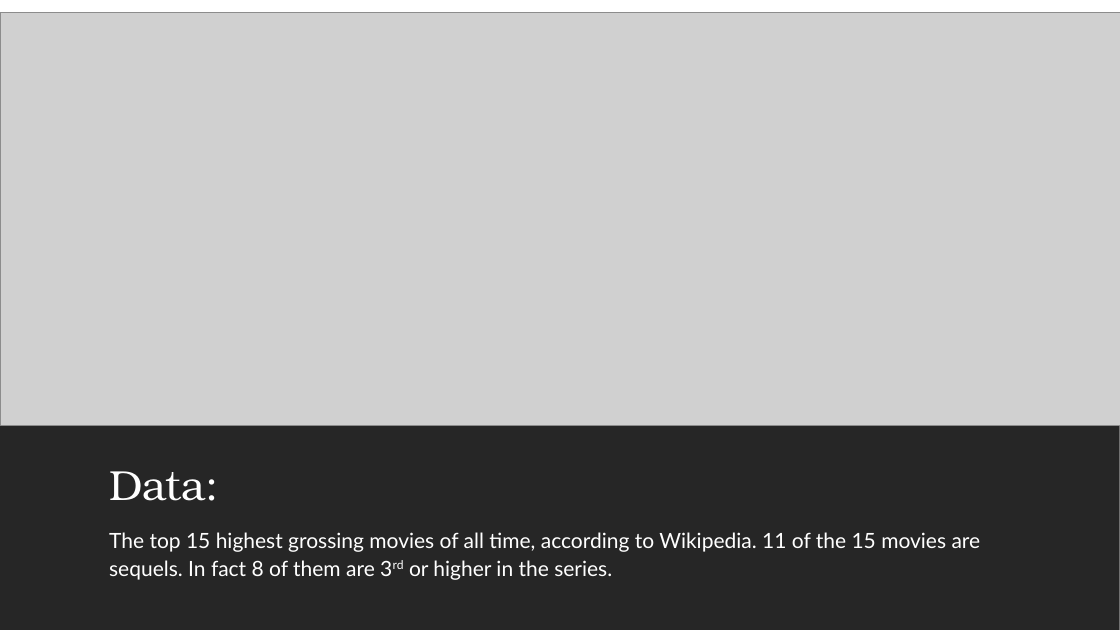
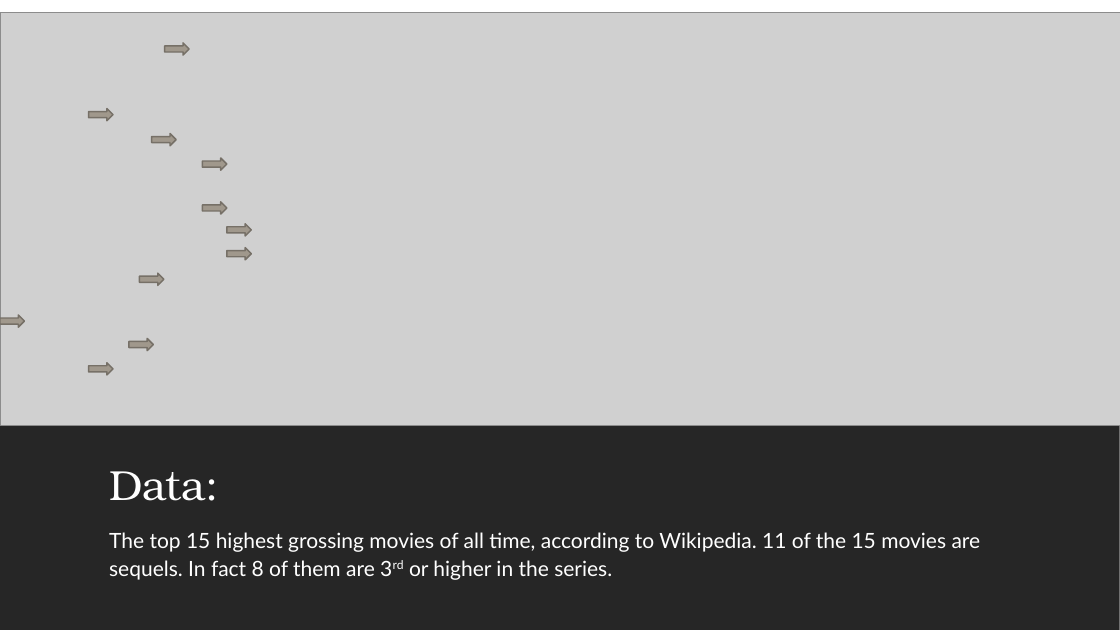
Before and after one commit to djournic/Movie_data_analysis_1, a slide deck: slide 5 of Microsoft Movie Analysis.pptx. Drawn at 1120x630 pixels with LibreOffice and Linux fonts; fonts in the diff are those of the drawing; grey boxes stand for pictures. Boxes give left, top, right and bottom in pixels: in the first picture for what was removed or moved away, otherwise in the second. Text is boxed around its words. In the diff, an @@ line names an element or a change of style, - is before the commit and + after.

Commit message:
Rev 2

```diff
--- a/Microsoft Movie Analysis.pptx
+++ b/Microsoft Movie Analysis.pptx
@@ right arrow added at [165, 43, 189, 55], fill #A0988C, outline #767068 1.25 pt @@
@@ right arrow added at [88, 108, 113, 121], fill #A0988C, outline #767068 1.25 pt @@
@@ right arrow added at [152, 134, 176, 146], fill #A0988C, outline #767068 1.25 pt @@
@@ right arrow added at [202, 158, 227, 171], fill #A0988C, outline #767068 1.25 pt @@
@@ right arrow added at [202, 202, 227, 214], fill #A0988C, outline #767068 1.25 pt @@
@@ right arrow added at [227, 223, 251, 236], fill #A0988C, outline #767068 1.25 pt @@
@@ right arrow added at [227, 248, 251, 260], fill #A0988C, outline #767068 1.25 pt @@
@@ right arrow added at [139, 273, 164, 286], fill #A0988C, outline #767068 1.25 pt @@
@@ right arrow added at [0, 315, 24, 328], fill #A0988C, outline #767068 1.25 pt @@
@@ right arrow added at [129, 339, 153, 351], fill #A0988C, outline #767068 1.25 pt @@
@@ right arrow added at [88, 363, 113, 376], fill #A0988C, outline #767068 1.25 pt @@
```
Also in this commit, not shown: 4 other slides changed, 1 slide added.
